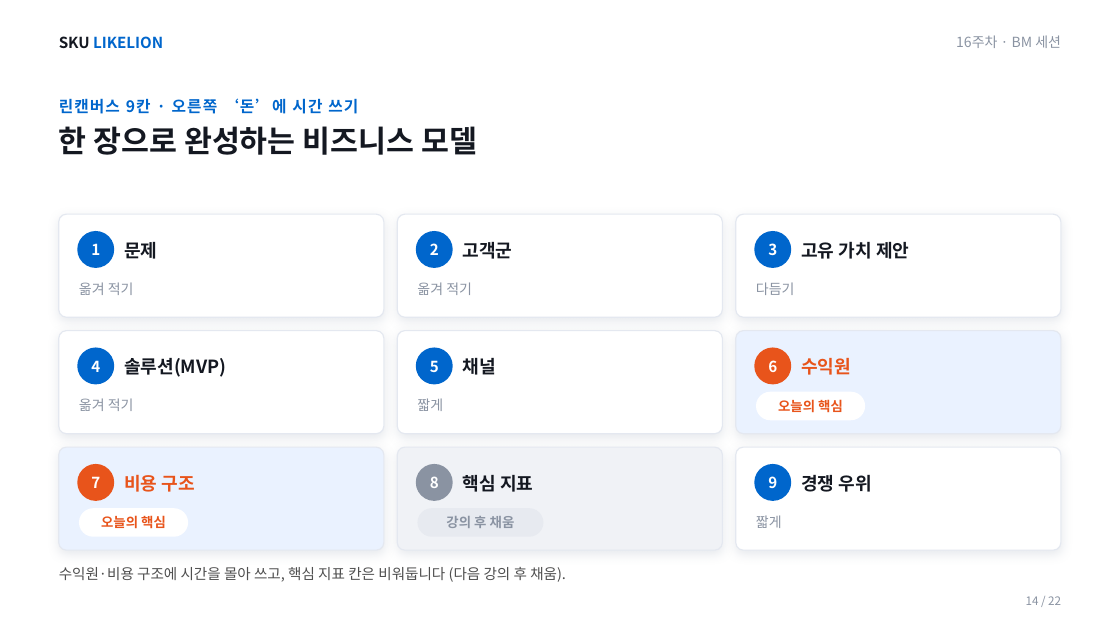
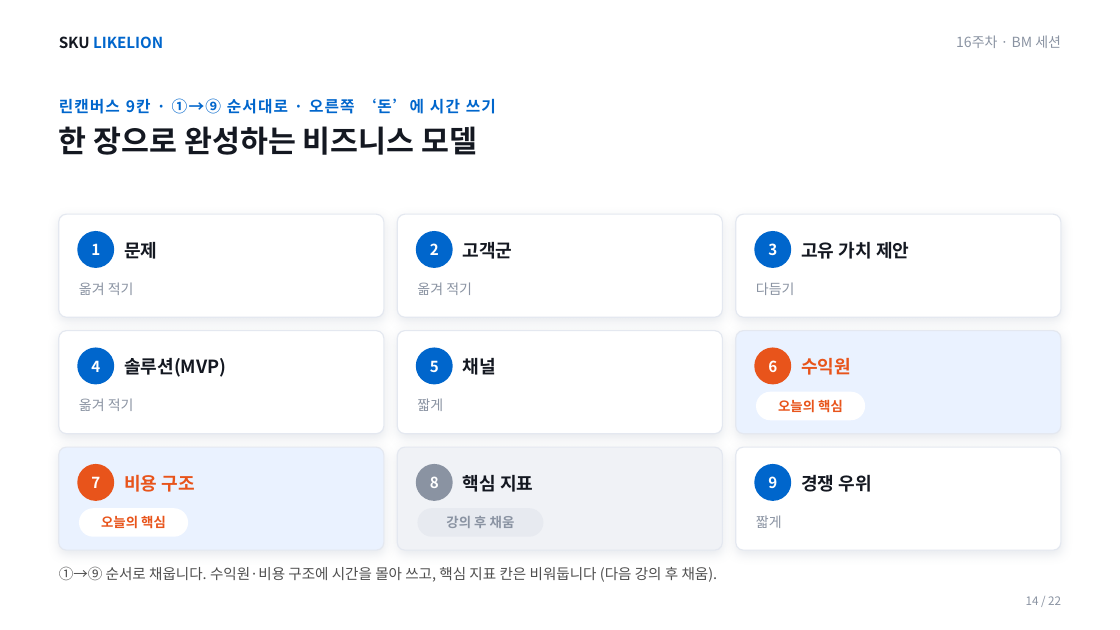
Before and after one commit to SKUnohtaekyung/BM, a slide deck: slide 14 of 슬라이드/BM_16주차_강의덱.pptx. Drawn at 1120x630 pixels with LibreOffice and Linux fonts; fonts in the diff are those of the drawing. Boxes give left, top, right and bottom in pixels: in the first picture for what was removed or moved away, otherwise in the second. Text is boxed around its words. In the diff, an @@ line names an element or a change of style, - is before the commit and + after.

```diff
--- a/슬라이드/BM_16주차_강의덱.pptx
+++ b/슬라이드/BM_16주차_강의덱.pptx
@@ text at [59, 98, 496, 114]: text changed @@
-린캔버스 9칸 · 오른쪽 ‘돈’에 시간 쓰기
+린캔버스 9칸 · ①→⑨ 순서대로 · 오른쪽 ‘돈’에 시간 쓰기
@@ text at [59, 566, 718, 582]: text changed @@
-수익원·비용 구조에 시간을 몰아 쓰고, 핵심 지표 칸은 비워둡니다 (다음 강의 후 채움).
+①→⑨ 순서로 채웁니다. 수익원·비용 구조에 시간을 몰아 쓰고, 핵심 지표 칸은 비워둡니다 (다음 강의 후 채움).
```
Also in this commit, not shown: 14 other slides changed, 1 other file.
